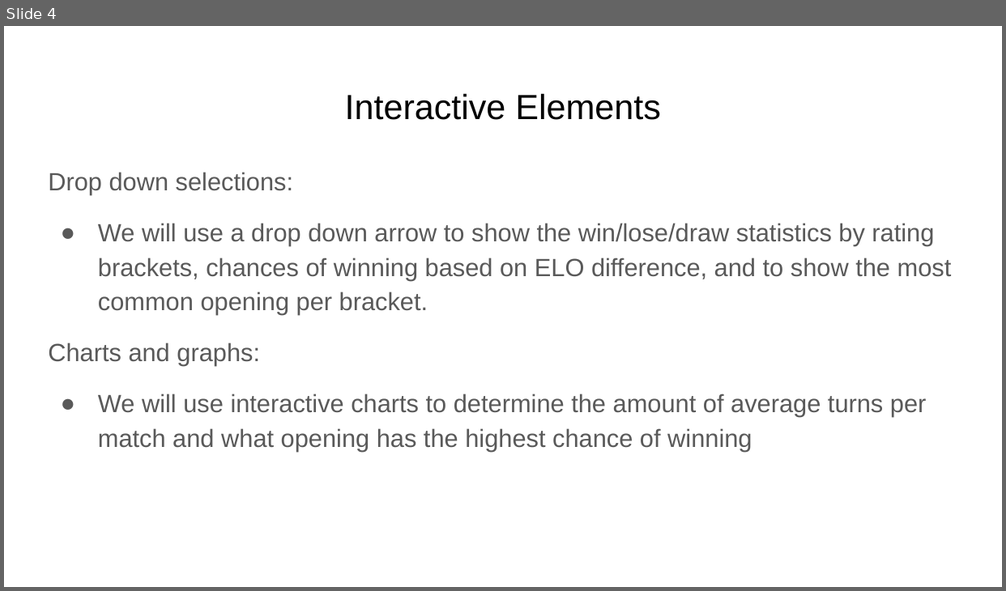
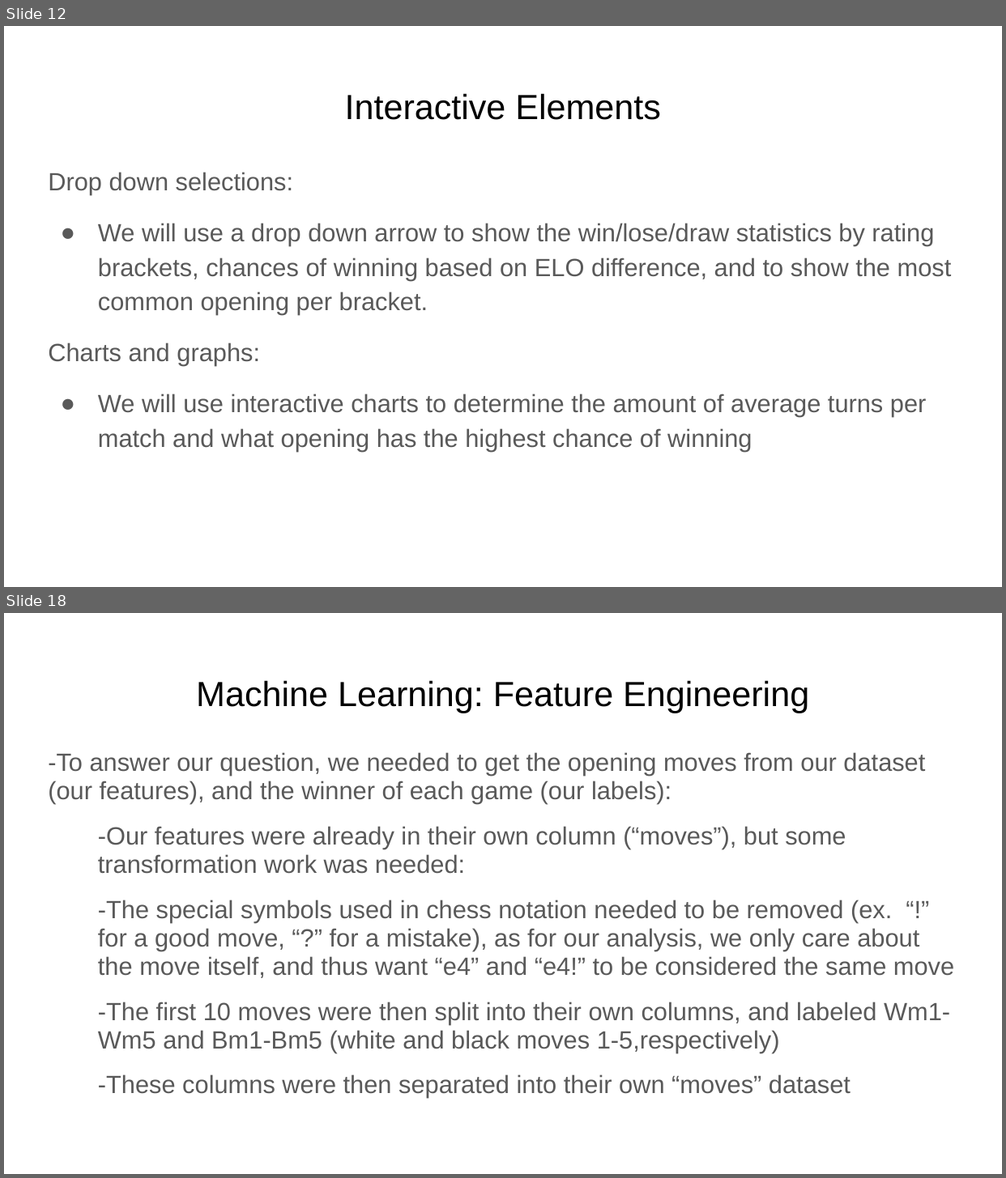
Before and after one commit to Nveatch/Chess_Games_Group_Analysis, a slide deck: Group_1_Presentation.pptx. Shown one above the other, each under a label of ours: slide 4 before the commit, slides 12 and 18 after it; the slides between them are not shown. The pictures are 1006x591 and 1006x1178 pixels, drawn with LibreOffice and Linux fonts; fonts in the diff are those of the drawing. Boxes give left, top, right and bottom in pixels: in the first picture for what was removed or moved away, otherwise in the second. Text is boxed around its words. In the diff, an @@ line names an element or a change of style, - is before the commit and + after.

```diff
--- a/Group_1_Presentation.pptx
+++ b/Group_1_Presentation.pptx
@@ slide 18 added at bbox=[4, 613, 1002, 1174], background #FFFFFF @@
@@ title added at bbox=[196, 680, 809, 713], 25.2 pt, text #000000 @@
+Machine Learning: Feature Engineering
@@ text added at bbox=[48, 752, 954, 1098], 18 pt, text #595959 @@
+-To answer our question, we needed to get the opening moves from our dataset (our features), and the winner of each game (our labels):
+-Our features were already in their own column (“moves”), but some transformation work was needed:
+-The special symbols used in chess notation needed to be removed (ex. “!” for a good move, “?” for a mistake), as for our analysis, we only care about the move itself, and thus want “e4” and “e4!” to be considered the same move
+-The first 10 moves were then split into their own columns, and labeled Wm1-Wm5 and Bm1-Bm5 (white and black moves 1-5,respectively)
+-These columns were then separated into their own “moves” dataset
@@ what was slide 4 is now slide 12 @@
```
Also in this commit, not shown: 1 slide changed, 14 other slides added.
